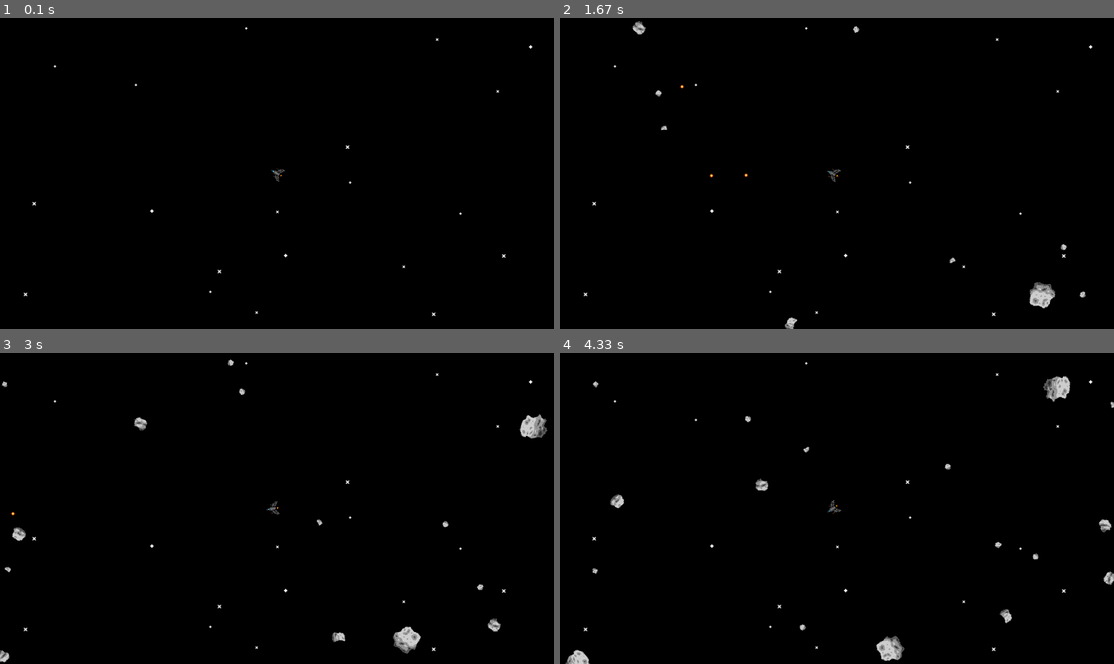
Above: before the commit, frames 1-4 (two rows, left to right).
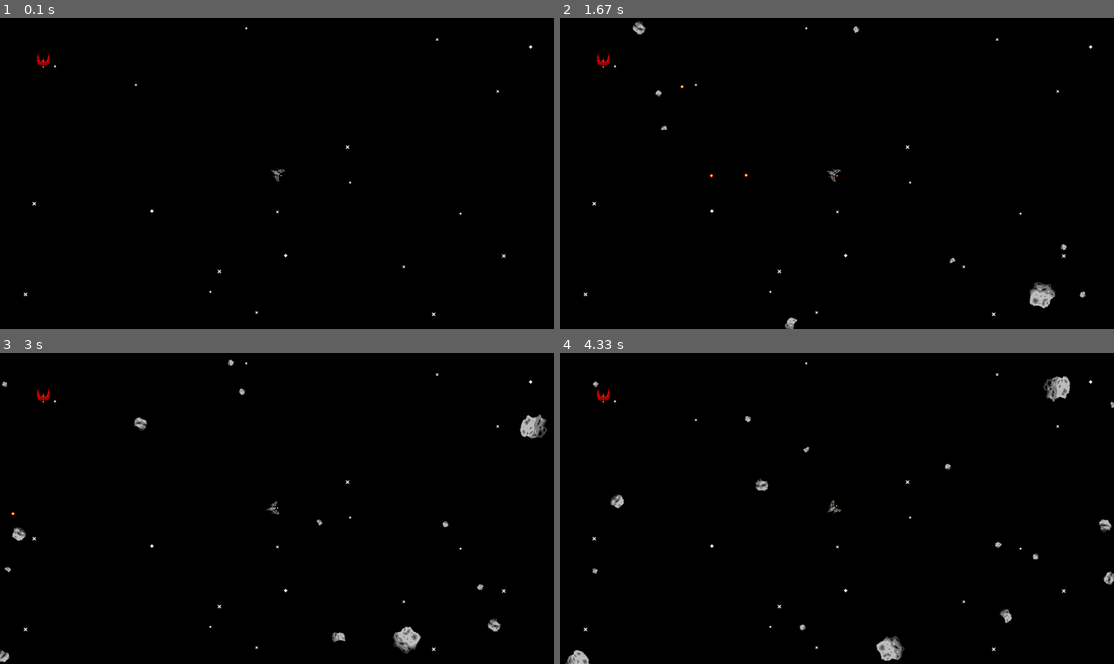
Above: after the commit, the same moments.

Repository: Jasonteilliez/python_pygame_spaces_shooter
Game: pygame game, started from game/code/main.py
The game is run twice, just before and just after one commit, with the same random seed, the same clock (stepped at 60 frames per second) and the same inputs.
Inputs (mouse positions are in pixels of both pictures, inside the frame that each line leads up to):
- Up to frame 1 (0.1 s): no input
- Up to frame 2 (1.67 s): tap Space at 0.33, 0.73, 1.03 s; move the mouse to (704, 176) at 0.7 s; tap K at 0.82 s; click (1041, 282) at 1.22 s; click (704, 111) at 1.55 s
- Up to frame 3 (3 s): click (277, 545) at 1.88 s; click (199, 443) at 2.22 s; click (470, 589) at 2.55 s; click (94, 539) at 2.88 s
- Up to frame 4 (4.33 s): click (676, 449) at 3.22 s; click (704, 561) at 3.55 s; click (1036, 580) at 3.88 s; click (670, 623) at 4.22 s

The runs differ from the first frame. In frame 1, less than 0.1% of the frame differs, in the area x 6-52%, y 11-53%; in frame 2, 0.3%; in frame 3, 0.5%; in frame 4, 0.6%, in the area x 1-100%, y 7-100%.

Commit message:
add battleship

Diff:
--- a/game/code/classes/Level.py
+++ b/game/code/classes/Level.py
@@ -20,7 +20,13 @@
         self.ennemy_bullet_sprites = pygame.sprite.Group()
 
         self.last_time = time()
-        self.spawner = Spawner(self.visible_sprites)
+        self.spawner = Spawner(
+            sprite_groups={
+                "player_bullet_sprites": self.player_bullet_sprites,
+                "ennemy_bullet_sprites": self.ennemy_bullet_sprites
+            },
+            attack_event= self.attack_event
+        )
 
         levels_path = path.join(self.basedir, "code", "levels", "levels.json")
         with open(levels_path)as json_levels:
@@ -30,6 +36,11 @@
         self.init_level()
         self.player = self.init_player()
         self.init_wave()
+
+        self.spawn_entity(groups=[self.visible_sprites,self.ennemy_sprites], name="medium_red_hunter", alliance='ennemy',pos={
+            'x':100,
+            'y':100
+        })
 
 
     def spawn_entity(self, groups, name, alliance="enemy", data={}, pos=None):
@@ -71,10 +82,7 @@
 
 
     def init_player(self):
-        return self.spawn_entity(groups=self.visible_sprites, name="player", alliance='player', data={
-            'attack_event':self.attack_event,
-            'player_bullet_sprites': self.player_bullet_sprites
-        })
+        return self.spawn_entity(groups=self.visible_sprites, name="player", alliance='player')
 
 
     def init_wave(self):
--- a/game/code/classes/Spawner.py
+++ b/game/code/classes/Spawner.py
@@ -7,13 +7,15 @@
 from entities.Player import Player
 from entities.Bullet import Bullet
 from entities.Asteroid import Asteroid
+from entities.Battleship import Battleship
 
 
 class Spawner:
-    def __init__(self, visible_sprite):
+    def __init__(self, sprite_groups, attack_event):
         self.basedir = path.dirname(path.dirname(path.dirname(__file__)))
         self.display_surface = pygame.display.get_surface()
-        self.visible_sprite = visible_sprite
+        self.sprite_groups = sprite_groups
+        self.attack_event = attack_event
 
         self.entities_type = self.init_entities_type()
         self.spritesheet = self.init_spritesheet()
@@ -41,7 +43,8 @@
             "player": Player,
             "star": Star,
             "asteroid": Asteroid,
-            "bullet": Bullet
+            "bullet": Bullet,
+            "battleship": Battleship
         }
 
 
@@ -84,6 +87,7 @@
             data=data
         )
 
+
     def options(self, entity_type, name, data, pos):
         match entity_type:
             case "player":
@@ -94,6 +98,8 @@
                         'y':self.display_surface.get_height()/2
                     }
                 data['stats'] = stats['base_stats']
+                data['bullet_sprites'] = self.sprite_groups['player_bullet_sprites']
+                data['attack_event'] = self.attack_event
             case "star":
                 if not pos:
                     pos={
@@ -120,6 +126,16 @@
                     'rotation_speed':rotation_speed,
                     'stats':stats['base_stats']
                 }
+            case "battleship":
+                stats = self.stats_data[name]
+                if not pos:
+                    pos={
+                        'x':self.display_surface.get_width()/2,
+                        'y':self.display_surface.get_height()/2
+                    }
+                data['stats'] = stats['base_stats']
+                data['bullet_sprites'] = self.sprite_groups['ennemy_bullet_sprites']
+                data['attack_event'] = self.attack_event
         return (pos, data)
 
 
--- a/game/code/entities/Asteroid.py
+++ b/game/code/entities/Asteroid.py
@@ -6,7 +6,7 @@
     def __init__(self, groups, scale, surf, pos, alliance, order, data):
         super().__init__(groups, scale, surf, pos, alliance, order)
 
-        self.direction= data['direction']
+        self.direction=data['direction']
         self.rotation_speed=data['rotation_speed']
         self.angle=0
 
--- /dev/null
+++ b/game/code/entities/Battleship.py
@@ -0,0 +1,25 @@
+import pygame
+from math import degrees, atan2
+from time import time
+from entities.EntitiesBase import EntitiesBase
+
+
+class Battleship(EntitiesBase):
+    def __init__(self, groups, scale, surf, pos, alliance, order, data):
+        super().__init__(groups, scale, surf, pos, alliance, order)
+
+        self.direction = pygame.math.Vector2()
+        self.stats = data['stats']
+        self.attack_event=data['attack_event']
+        self.is_attacking = False
+        self.attack_time = None
+        self.bullet_sprites = data['bullet_sprites']
+
+        self.stats = {
+            "max_health": data['stats']['max_health'],
+            "attack_dommage": data['stats']['attack_dommage'],
+            "attack_speed": data['stats']['attack_speed'],
+            "impact_dommage": data['stats']['impact_dommage'],
+            "mov_speed": data['stats']['mov_speed']
+        }
+        self.current_health = self.stats['max_health']
--- a/game/code/entities/Player.py
+++ b/game/code/entities/Player.py
@@ -13,7 +13,7 @@
         self.attack_event=data['attack_event']
         self.is_attacking = False
         self.attack_time = None
-        self.player_bullet_sprites = data['player_bullet_sprites']
+        self.bullet_sprites = data['bullet_sprites']
 
         self.stats = {
             "max_health": data['stats']['max_health'],
@@ -95,7 +95,7 @@
         }
 
         bullet={
-            'groups': self.player_bullet_sprites,
+            'groups': self.bullet_sprites,
             'pos': pos,
             'direction': direction,
             'alliance': 'player_bullet',
--- a/game/code/entities/entities_info.json
+++ b/game/code/entities/entities_info.json
@@ -46,6 +46,17 @@
         "rotation_speed_min":50,
         "rotation_speed_max":150
     },
+    "medium_red_hunter":{
+        "entity_type":"battleship",
+        "order":"enemy",
+        "base_stats":{
+            "max_health": 2,
+            "attack_dommage": 1,
+            "attack_speed": 0.3,
+            "impact_dommage": 1,
+            "mov_speed": 100
+        }
+    },
     "small_red_bullet":{
         "entity_type":"bullet",
         "order":"bullet",
--- a/game/code/sprites/sprites.json
+++ b/game/code/sprites/sprites.json
@@ -44,6 +44,13 @@
             {"x":64,"y":32,"width":64,"height":64}
         ]
     },
+    "medium_red_hunter":{
+        "spritesheet":"battleship_spritesheet",
+        "animated":false,
+        "sprites":[
+            {"x":0,"y":0,"width":32,"height":32}
+        ]
+    },
     "small_red_bullet":{
         "spritesheet":"bullet_spritesheet",
         "animated":false,
--- a/game/code/sprites/spritesheet.json
+++ b/game/code/sprites/spritesheet.json
@@ -14,5 +14,10 @@
     "asteroid_spritesheet": {
         "folder":"enemy",
         "file":"asteroid.png"
+    },
+    "battleship_spritesheet": {
+        "folder":"enemy",
+        "file":"battleship.png"
     }
+
 }
Binary file changed: game/graphics/bullet/bullet.png
Binary file changed: game/graphics/enemy/asteroid.png
Binary file added: game/graphics/enemy/battleship.png
Binary file changed: game/graphics/environment/star.png
Binary file changed: game/graphics/player/player.png
